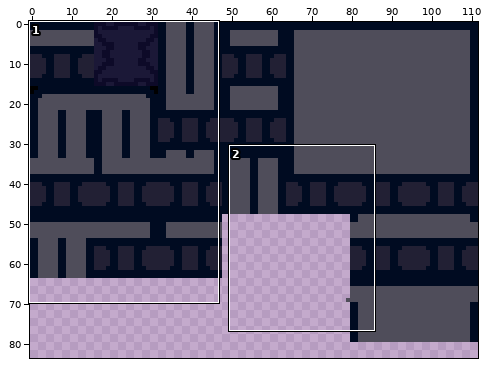
Two states of a sprite sheet, res/spaceTiles.png. The first picture is a wide view before the edit; the outline marks the close-up.
Close-up. First the earlier version:
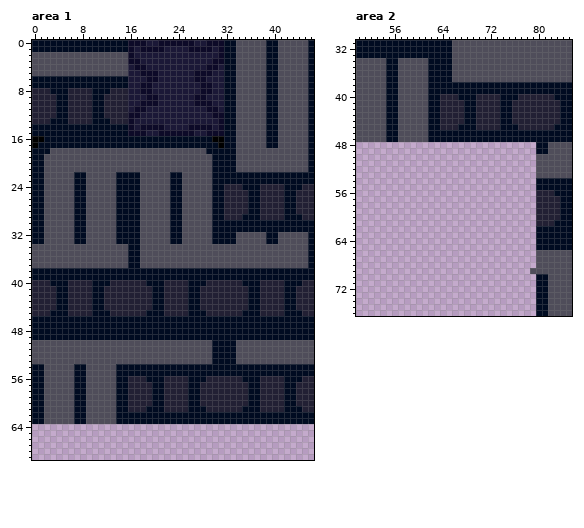
The file is 112x80 pixels. Shown: area 1: x 0..46, y 0..69; area 2: x 50..85, y 31..76. The old version is drawn lined up with the new one, on the new canvas. The wide view leaves out empty margins.
New version:
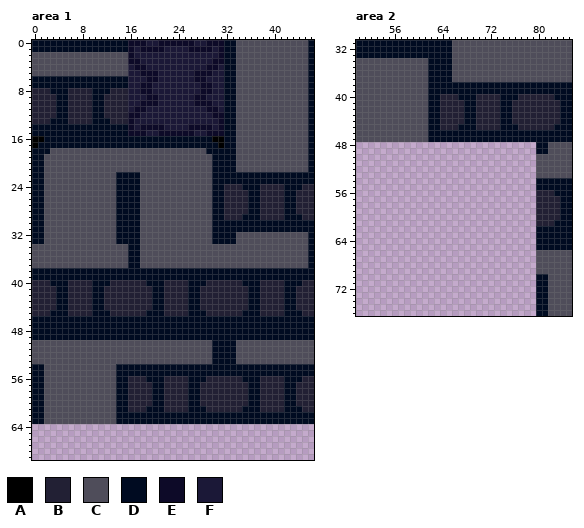
Palette (. is transparent): A #000000  B #222034  C #4f4d5a  D #000b21  E #0d0a28  F #1b1837
The exact change:
canvas 112x80 -> 112x144
--- area 1
@@ x 37..42 @@
- 0 CCDDCC
- 1 CCDDCC
- 2 CCDDCC
- 3 CCDDCC
- 4 CCDDCC
- 5 CCDDCC
- 6 CCDDCC
- 7 CCDDCC
- 8 CCDDCC
- 9 CCDDCC
-10 CCDDCC
-11 CCDDCC
-12 CCDDCC
-13 CCDDCC
-14 CCDDCC
-15 CCDDCC
-16 CCDDCC
-17 CCDDCC
+ 0 CCCCCC
+ 1 CCCCCC
+ 2 CCCCCC
+ 3 CCCCCC
+ 4 CCCCCC
+ 5 CCCCCC
+ 6 CCCCCC
+ 7 CCCCCC
+ 8 CCCCCC
+ 9 CCCCCC
+10 CCCCCC
+11 CCCCCC
+12 CCCCCC
+13 CCCCCC
+14 CCCCCC
+15 CCCCCC
+16 CCCCCC
+17 CCCCCC
 18 CCCCCC
@@ x 0..46 @@
 21 DDCCCCCCCCCCCCCCCCCCCCCCCCCCCCDDDDCCCCCCCCCCCCD
-22 DDCCCCCDDCCCCCDDDDCCCCCDDCCCCCDDDDDDDDDDDDDDDDD
-23 DDCCCCCDDCCCCCDDDDCCCCCDDCCCCCDDDDDDDDDDDDDDDDD
-24 DDCCCCCDDCCCCCDDDDCCCCCDDCCCCCDDBBBDDDBBBBDDDBB
-25 DDCCCCCDDCCCCCDDDDCCCCCDDCCCCCDDBBBBDDBBBBDDBBB
-26 DDCCCCCDDCCCCCDDDDCCCCCDDCCCCCDDBBBBDDBBBBDDBBB
-27 DDCCCCCDDCCCCCDDDDCCCCCDDCCCCCDDBBBBDDBBBBDDBBB
-28 DDCCCCCDDCCCCCDDDDCCCCCDDCCCCCDDBBBBDDBBBBDDBBB
-29 DDCCCCCDDCCCCCDDDDCCCCCDDCCCCCDDBBBDDDBBBBDDDBB
-30 DDCCCCCDDCCCCCDDDDCCCCCDDCCCCCDDDDDDDDDDDDDDDDD
-31 DDCCCCCDDCCCCCDDDDCCCCCDDCCCCCDDDDDDDDDDDDDDDDD
-32 DDCCCCCDDCCCCCDDDDCCCCCDDCCCCCDDDDCCCCCDDCCCCCD
-33 DDCCCCCDDCCCCCDDDDCCCCCDDCCCCCDDDDCCCCCDDCCCCCD
+22 DDCCCCCCCCCCCCDDDDCCCCCCCCCCCCDDDDDDDDDDDDDDDDD
+23 DDCCCCCCCCCCCCDDDDCCCCCCCCCCCCDDDDDDDDDDDDDDDDD
+24 DDCCCCCCCCCCCCDDDDCCCCCCCCCCCCDDBBBDDDBBBBDDDBB
+25 DDCCCCCCCCCCCCDDDDCCCCCCCCCCCCDDBBBBDDBBBBDDBBB
+26 DDCCCCCCCCCCCCDDDDCCCCCCCCCCCCDDBBBBDDBBBBDDBBB
+27 DDCCCCCCCCCCCCDDDDCCCCCCCCCCCCDDBBBBDDBBBBDDBBB
+28 DDCCCCCCCCCCCCDDDDCCCCCCCCCCCCDDBBBBDDBBBBDDBBB
+29 DDCCCCCCCCCCCCDDDDCCCCCCCCCCCCDDBBBDDDBBBBDDDBB
+30 DDCCCCCCCCCCCCDDDDCCCCCCCCCCCCDDDDDDDDDDDDDDDDD
+31 DDCCCCCCCCCCCCDDDDCCCCCCCCCCCCDDDDDDDDDDDDDDDDD
+32 DDCCCCCCCCCCCCDDDDCCCCCCCCCCCCDDDDCCCCCCCCCCCCD
+33 DDCCCCCCCCCCCCDDDDCCCCCCCCCCCCDDDDCCCCCCCCCCCCD
 34 CCCCCCCCCCCCCCCCDDCCCCCCCCCCCCCCCCCCCCCCCCCCCCD
@@ x 5..10 @@
 53 CCCCCC
-54 CCDDCC
-55 CCDDCC
-56 CCDDCC
-57 CCDDCC
-58 CCDDCC
-59 CCDDCC
-60 CCDDCC
-61 CCDDCC
-62 CCDDCC
-63 CCDDCC
+54 CCCCCC
+55 CCCCCC
+56 CCCCCC
+57 CCCCCC
+58 CCCCCC
+59 CCCCCC
+60 CCCCCC
+61 CCCCCC
+62 CCCCCC
+63 CCCCCC
 64 ......
--- area 2
@@ x 53..58 @@
 33 DDDDDD
-34 CCDDCC
-35 CCDDCC
-36 CCDDCC
-37 CCDDCC
-38 CCDDCC
-39 CCDDCC
-40 CCDDCC
-41 CCDDCC
-42 CCDDCC
-43 CCDDCC
-44 CCDDCC
-45 CCDDCC
-46 CCDDCC
-47 CCDDCC
+34 CCCCCC
+35 CCCCCC
+36 CCCCCC
+37 CCCCCC
+38 CCCCCC
+39 CCCCCC
+40 CCCCCC
+41 CCCCCC
+42 CCCCCC
+43 CCCCCC
+44 CCCCCC
+45 CCCCCC
+46 CCCCCC
+47 CCCCCC
 48 ......
@@ x 77..81 @@
 68 ...CC
-69 ..CCC
+69 ...CC
 70 ...DD
Pixel boxes of the changes (left, top, right, bottom) in both close-ups:
changed: (266, 40, 278, 148)
changed: (74, 172, 86, 244)
changed: (170, 172, 182, 244)
changed: (266, 232, 278, 244)
changed: (74, 364, 86, 424)
changed: (386, 58, 398, 142)
erased: (530, 268, 536, 274)
